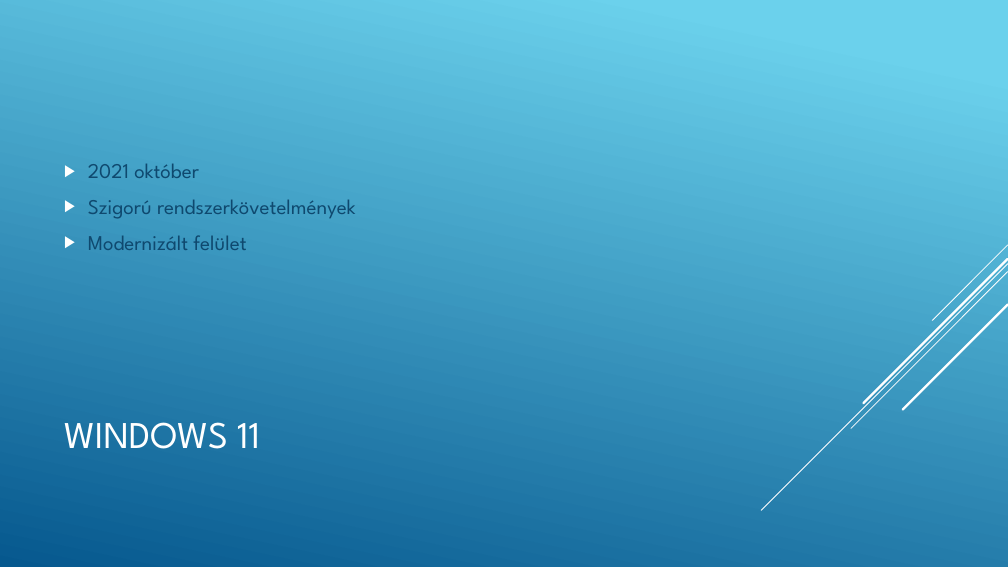
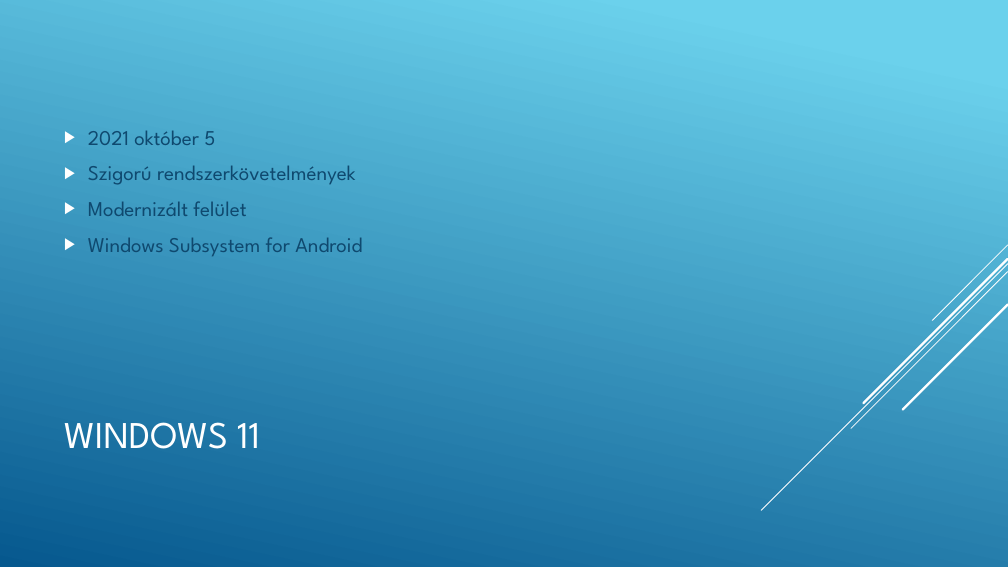
Before and after one commit to Martinanevem/ppt, a slide deck: slide 10 of A Windows történelme.pptx. Drawn at 1008x567 pixels with LibreOffice and Linux fonts; fonts in the diff are those of the drawing. Boxes give left, top, right and bottom in pixels: in the first picture for what was removed or moved away, otherwise in the second. Text is boxed around its words. In the diff, an @@ line names an element or a change of style, - is before the commit and + after.

```diff
--- a/A Windows történelme.pptx
+++ b/A Windows történelme.pptx
@@ text at [88, 130, 215, 145]: text changed @@
-▶ 2021 október
+▶ 2021 október 5
@@ text at [88, 237, 362, 256]: paragraph added @@
+▶ Windows Subsystem for Android
```
Also in this commit, not shown: 7 other slides changed.
